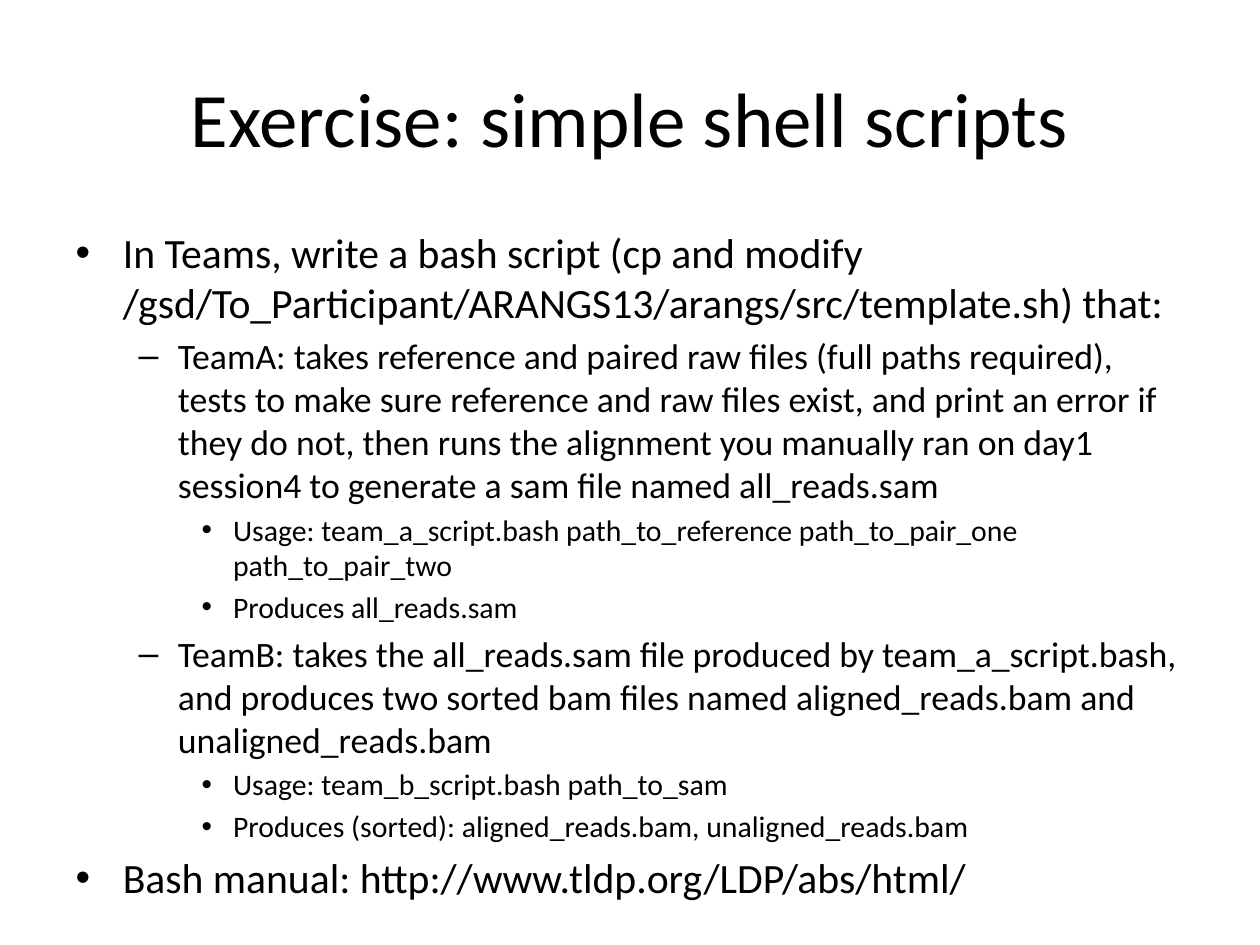
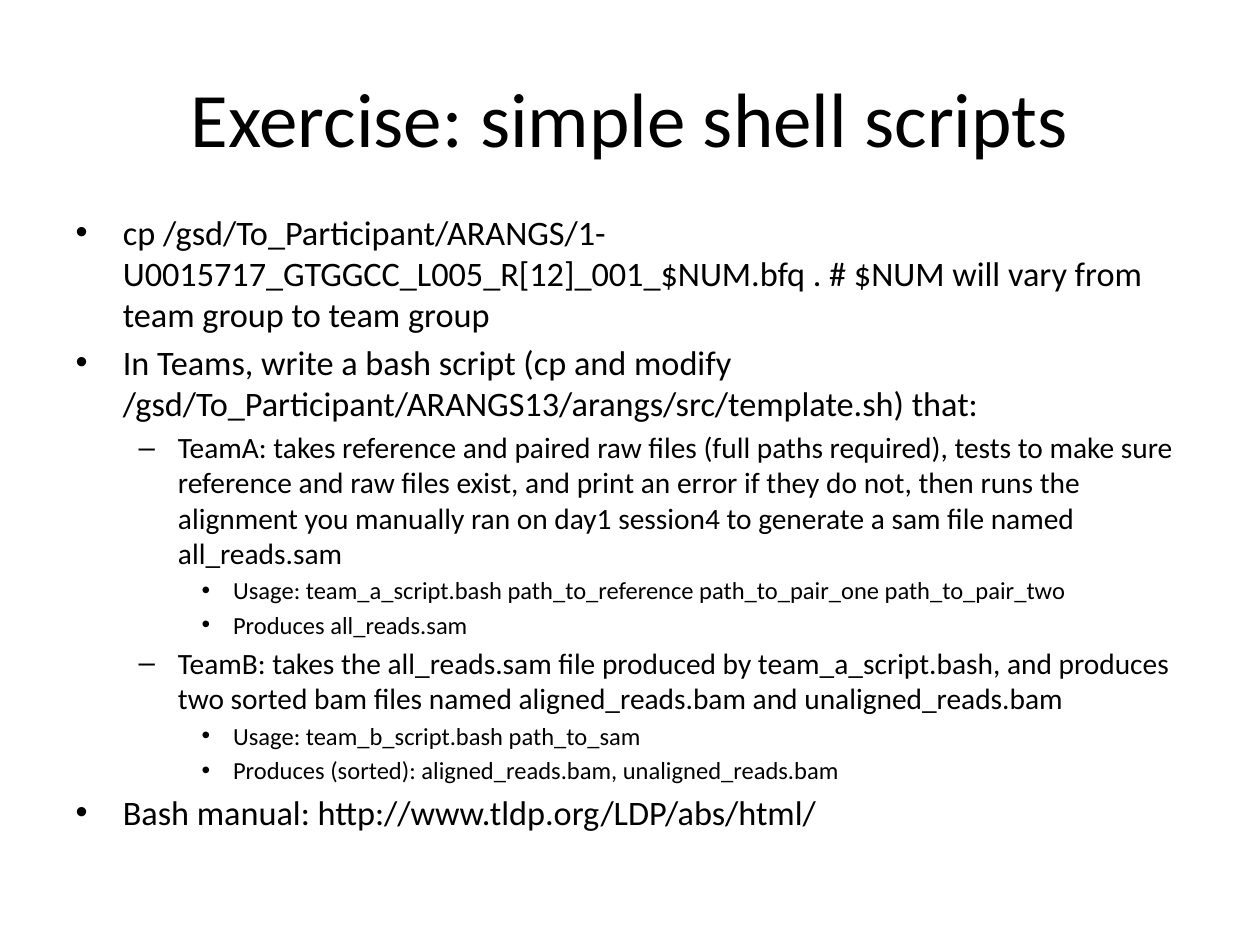
Before and after one commit to naturalis/arangs, a slide deck: slide 15 of doc/slides/day2/session1/CLIScripting.pptx. Drawn at 1260x945 pixels with LibreOffice and Linux fonts; fonts in the diff are those of the drawing. Boxes give left, top, right and bottom in pixels: in the first picture for what was removed or moved away, otherwise in the second. Text is boxed around its words. In the diff, an @@ line names an element or a change of style, - is before the commit and + after.

Commit message:
instructions for copying subset of full raw reads to run alignments on

```diff
--- a/doc/slides/day2/session1/CLIScripting.pptx
+++ b/doc/slides/day2/session1/CLIScripting.pptx
@@ text "cp /gsd/To_Participant/ARANGS/1-U0015717_GTGGCC_L005_R[12]_0 ...": place and size @@
-text "cp /gsd/To_Participant/ARANGS/1-U0015717_GTGGCC_L005_R[12]_0 ..." at [123,237,1176,842]
+text "cp /gsd/To_Participant/ARANGS/1-U0015717_GTGGCC_L005_R[12]_0 ..." at [123,221,1172,831]
@@ text at [123,221,1142,333]: paragraph added @@
+• cp /gsd/To_Participant/ARANGS/1-U0015717_GTGGCC_L005_R[12]_001_$NUM.bfq . # $NUM will vary from team group to team group
@@ text at [123,350,1172,831]: size 23.8 to 19.6 pt in "In Teams, write a bash script (cp ...", "Bash manual: http://www.tldp.org/LDP/abs/html/"; size 20.4 to 16.8 pt in "TeamA: takes reference and paired raw files ...", "TeamB: takes the all_reads.sam file produced by ..."; size 17 to 14 pt in "Usage: team_a_script.bash path_to_reference path_to_pair_one ...", "Produces all_reads.sam", "Usage: team_b_script.bash path_to_sam", "Produces (sorted): aligned_reads.bam, unaligned_reads.bam" @@
```
